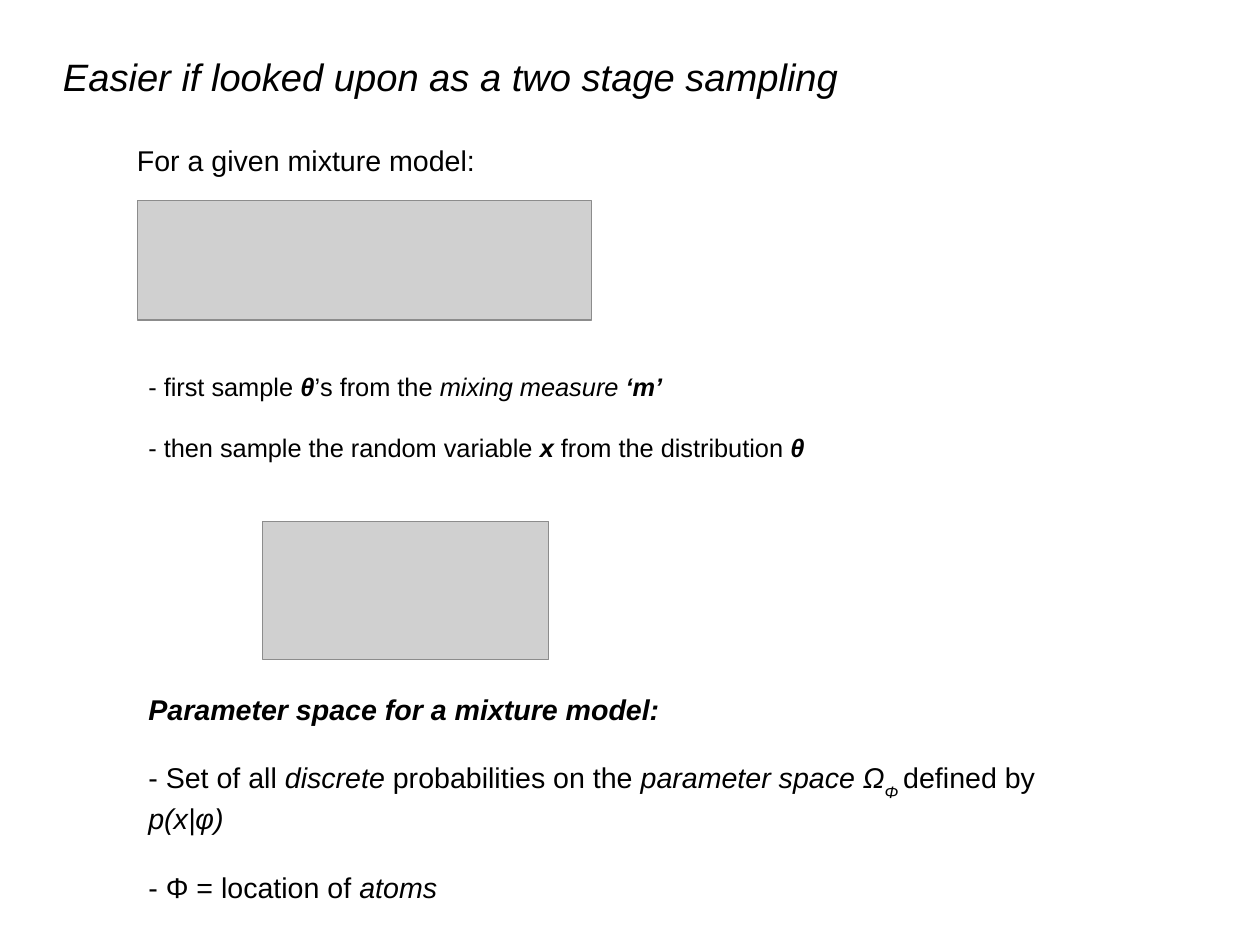
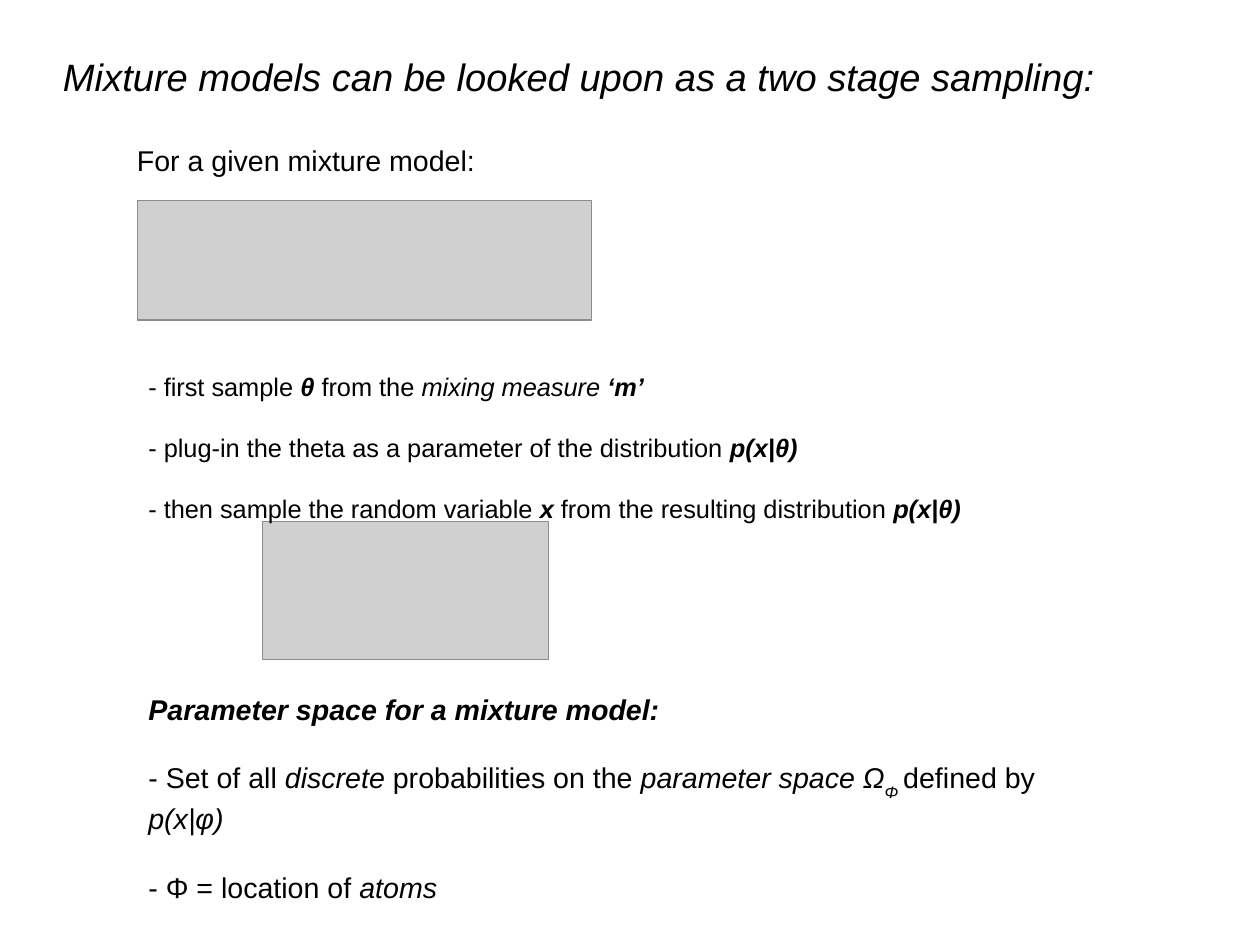
Before and after one commit to afcarl/Dirichlet_Processes, a slide deck: slide 8 of version_2.odp. Drawn at 1260x945 pixels with LibreOffice and Linux fonts; fonts in the diff are those of the drawing; grey boxes stand for pictures. Boxes give left, top, right and bottom in pixels: in the first picture for what was removed or moved away, otherwise in the second. Text is boxed around its words. In the diff, an @@ line names an element or a change of style, - is before the commit and + after.

```diff
--- a/version_2.odp
+++ b/version_2.odp
@@ title at [63,63,1094,99]: text changed @@
-Easier if looked upon as a two stage sampling
+Mixture models can be looked upon as a two stage sampling:
@@ text at [164,377,961,524]: text changed @@
-- first sample θ’s from the mixing measure ‘m’
-- then sample the random variable x from the distribution θ
+- first sample θ from the mixing measure ‘m’
+- plug-in the theta as a parameter of the distribution p(x|θ)
+- then sample the random variable x from the resulting distribution p(x|θ)
```
Also in this commit, not shown: 3 other slides changed, 4 slides added, 1 slide removed.
